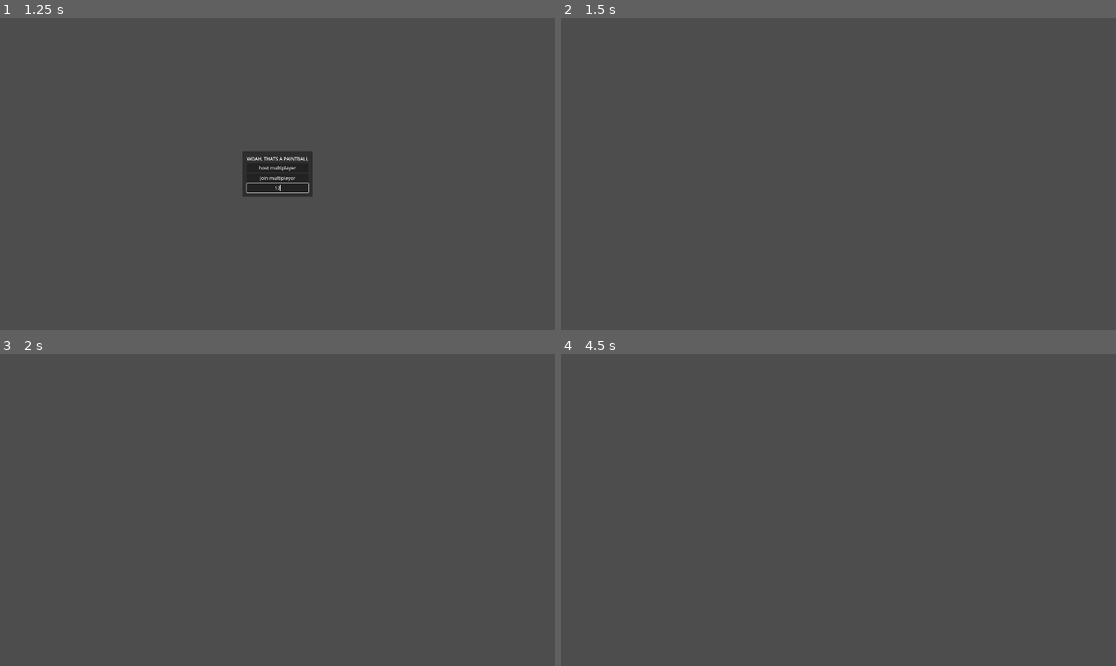
Above: before the commit, frames 1-4 (two rows, left to right).
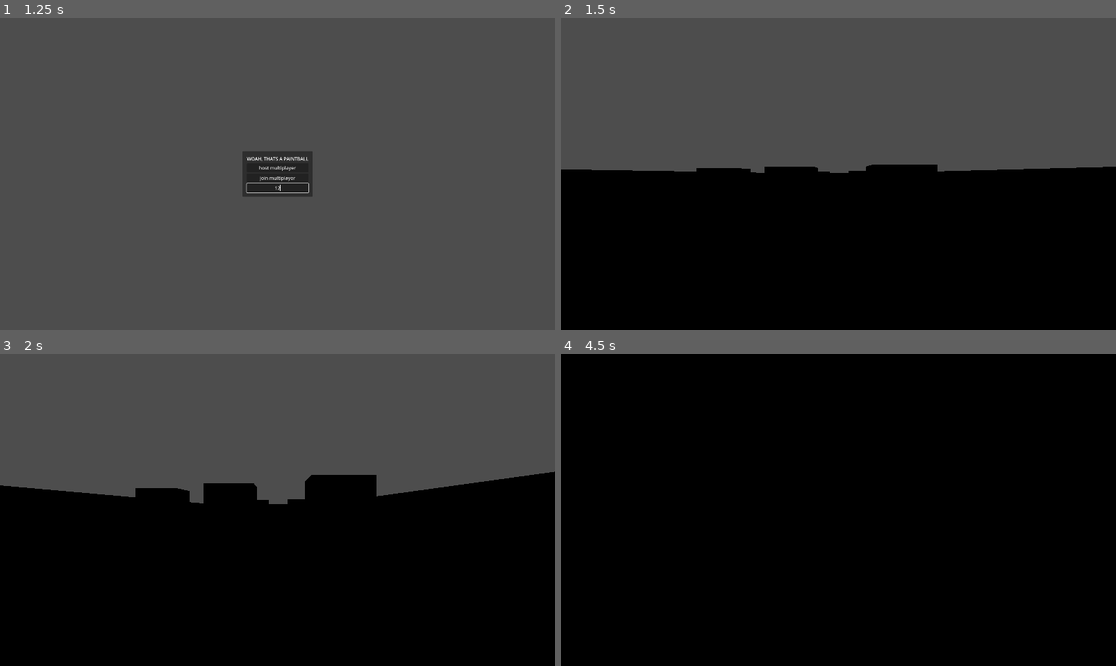
Above: after the commit, the same moments.

Repository: Monkeytonk115/godot-paintball
Game: Godot game, scene res://scenes/main.tscn
Two runs of this game, one before a commit and one after it. Both use one fixed random seed, a clock stepped at 60 frames per second and the inputs below.
Inputs (mouse positions are in pixels of both pictures, inside the frame that each line leads up to):
- Up to frame 1 (1.25 s): click (277, 186) at 0.52 s; type "12" at 0.6 s
- Up to frame 2 (1.5 s): click "host multiplayer" at 1.25 s
- Up to frame 3 (2 s): no input
- Up to frame 4 (4.5 s): move the mouse to (960, 494) at 2.02 s; hold D (right) 2.03-2.78 s; click (960, 494) at 2.1 s; tap Space (jump) at 2.27, 3.02 s; move the mouse to (727, 525) at 2.77 s; hold S (backward) 2.78-3.53 s; click (727, 525) at 2.85 s; move the mouse to (894, 441) at 3.52 s; hold D (right) 3.53-4.28 s; click (894, 441) at 3.6 s; move the mouse to (810, 572) at 4.27 s; hold W (forward) from 4.28 s (still down); click (810, 572) at 4.35 s

Frame 1 is identical in both runs. In frame 2, 52% of the frame differs, in the area x 0-100%, y 46-100%; in frame 3, 57%; in frame 4, 100%, in the area x 0-100%, y 0-100%.
Error before the commit: Attempt to call function 'get_children' in base 'null instance' on a null instance. (res://scenes/main.gd:40)

Commit message:
arena 2 bork :(

Diff:
--- a/scenes/arena_2.tscn
+++ b/scenes/arena_2.tscn
@@ -83,6 +83,10 @@
 transform = Transform3D(1, 0, 0, 0, 1, 0, 0, 0, 1, 45, 2, 0)
 
 [node name="spawnPoint" type="Marker3D" parent="purpleSpawn" index="0"]
+transform = Transform3D(1, 0, 0, 0, 1, 0, 0, 0, 1, 0, 0, 4.87327)
+
+[node name="spawnPoint2" type="Marker3D" parent="purpleSpawn" index="1"]
+transform = Transform3D(1, 0, 0, 0, 1, 0, 0, 0, 1, 0, 0, 9.74655)
 
 [node name="greenSpawn" type="Node3D" parent="." index="1"]
 transform = Transform3D(1, 0, 0, 0, 1, 0, 0, 0, 1, -45, 2, 0)
--- a/scenes/main.gd
+++ b/scenes/main.gd
@@ -10,7 +10,7 @@
 var enet_peer = ENetMultiplayerPeer.new()
 # Called when the node enters the scene tree for the first time.
 func _ready():
-	new_arena = arena2.instantiate()
+	new_arena = arena.instantiate()
 	add_child(new_arena)
 
 
